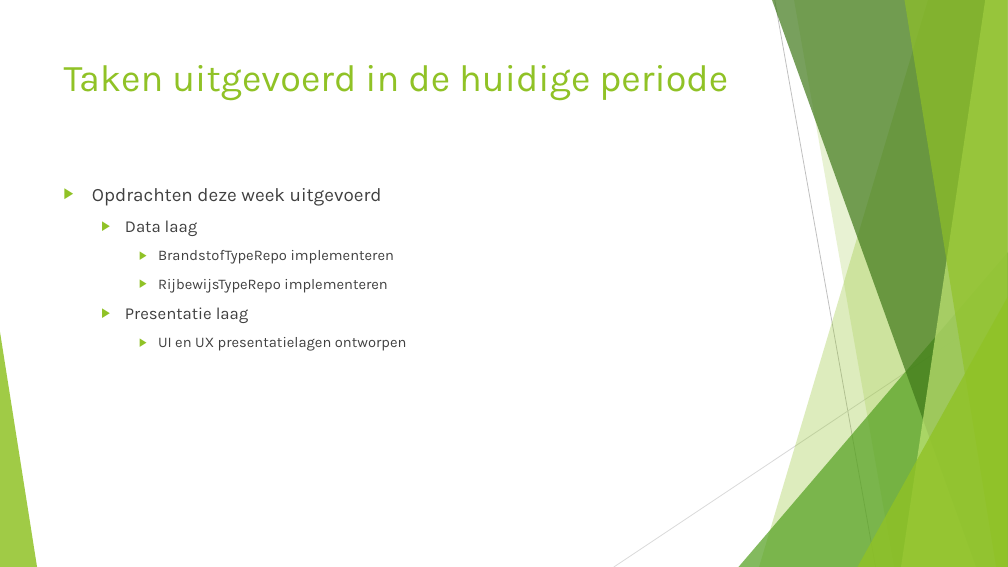
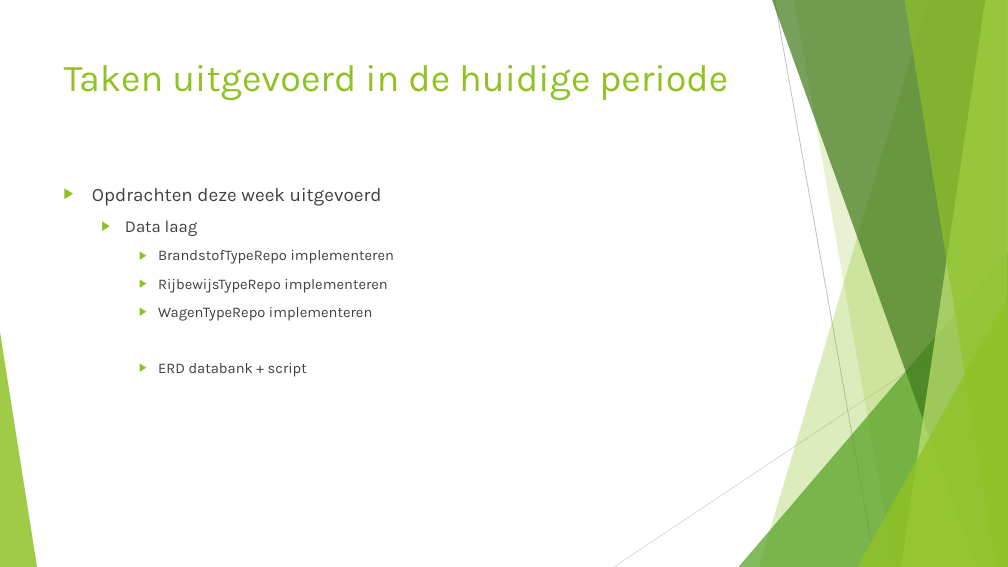
Before and after one commit to OlivierDeNeef/FleetMangementApp, a slide deck: slide 2 of Documentatie/Powerpoints/4_11_2021.pptx. Drawn at 1008x567 pixels with LibreOffice and Linux fonts; fonts in the diff are those of the drawing. Boxes give left, top, right and bottom in pixels: in the first picture for what was removed or moved away, otherwise in the second. Text is boxed around its words. In the diff, an @@ line names an element or a change of style, - is before the commit and + after.

Commit message:
update

```diff
--- a/Documentatie/Powerpoints/4_11_2021.pptx
+++ b/Documentatie/Powerpoints/4_11_2021.pptx
@@ text at [158,307,372,377]: text changed @@
-  ▶ Presentatie laag
-    ▶ UI en UX presentatielagen ontworpen
+    ▶ WagenTypeRepo implementeren
+    ▶ ERD databank + script
```
